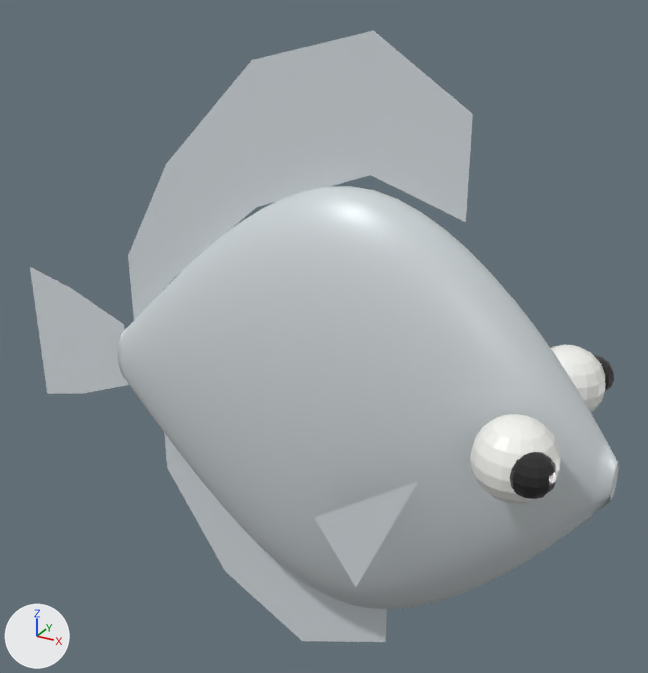
One commit to the glTF model public/models/fish/angelfish.glb: the scene before it, then after it.
One viewpoint serves both versions: a 50 mm camera at (0.291, -0.467, 0.269) aimed at (0.021, 0.024, 0.024). Lighting does not change. The marker at lower left points along +X, +Y and +Z. The older version comes first. Where no turn or scale is listed for an object, it has been applied to the vertices. Vertices at exactly the same position are counted once.

Objects in the first picture: 'angelfish_anal', 'angelfish_body', 'angelfish_dorsal', 'angelfish_eye_R', 'angelfish_eyew_L', 'angelfish_eyew_R', 'angelfish_pec_R', 'angelfish_tail' and 1 more.
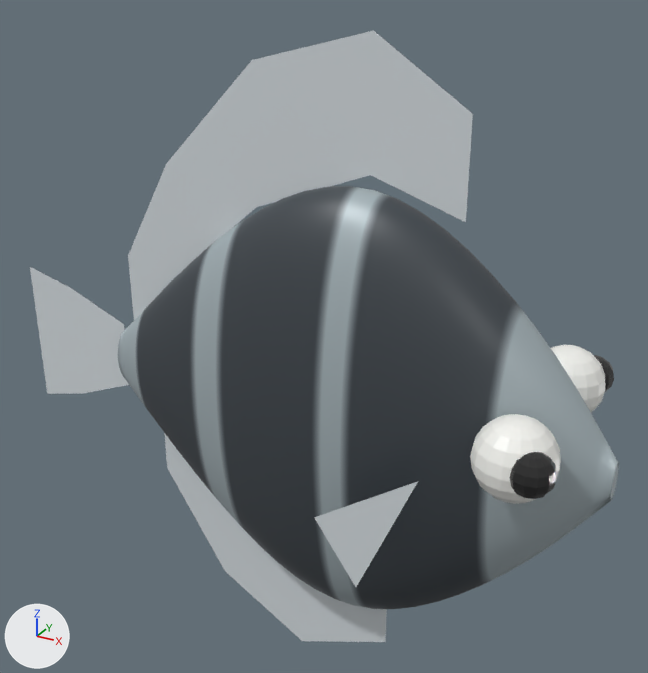
Location of each change, (x1, y1, x2, y2) in pixels of the pictures (648 x 673 px):
```json
{"object": "angelfish_body", "change": "surface changed", "before": [118, 186, 619, 609], "after": [118, 186, 619, 609], "on screen": "light grey to grey"}
```

Edits to the scene script, one JSON object a line:
```json
{"op": "add", "block": "img_angelfish_body_tex", "code": ["img_angelfish_body_tex = load_image('angelfish_body_tex', '_unpacked/angelfish_body_tex', 128, 64, 'sRGB')"]}
{"op": "remove", "block": "mat_angelfish_body_mat", "code": "mat_angelfish_body_mat.base_color = (0.65, 0.7, 0.72)  # light grey #d3dadd"}
{"op": "add", "block": "mat_angelfish_body_mat", "code": "mat_angelfish_body_mat.texture = img_angelfish_body_tex"}
{"block": "me_angelfish_body", "where": "me_angelfish_body.from_pydata(...)  # 3266 vertices, 6528 faces; spans x -0.18..0.18, y -0.048..0.048, z -0.151..0.151"}
{"block": "me_angelfish_body", "where": "# used by ob_angelfish_body; location = (0.045, 0.0, -0.015)"}
{"block": "me_angelfish_body", "change": "me_angelfish_body part 1: texture (UV) coordinates changed"}
```
